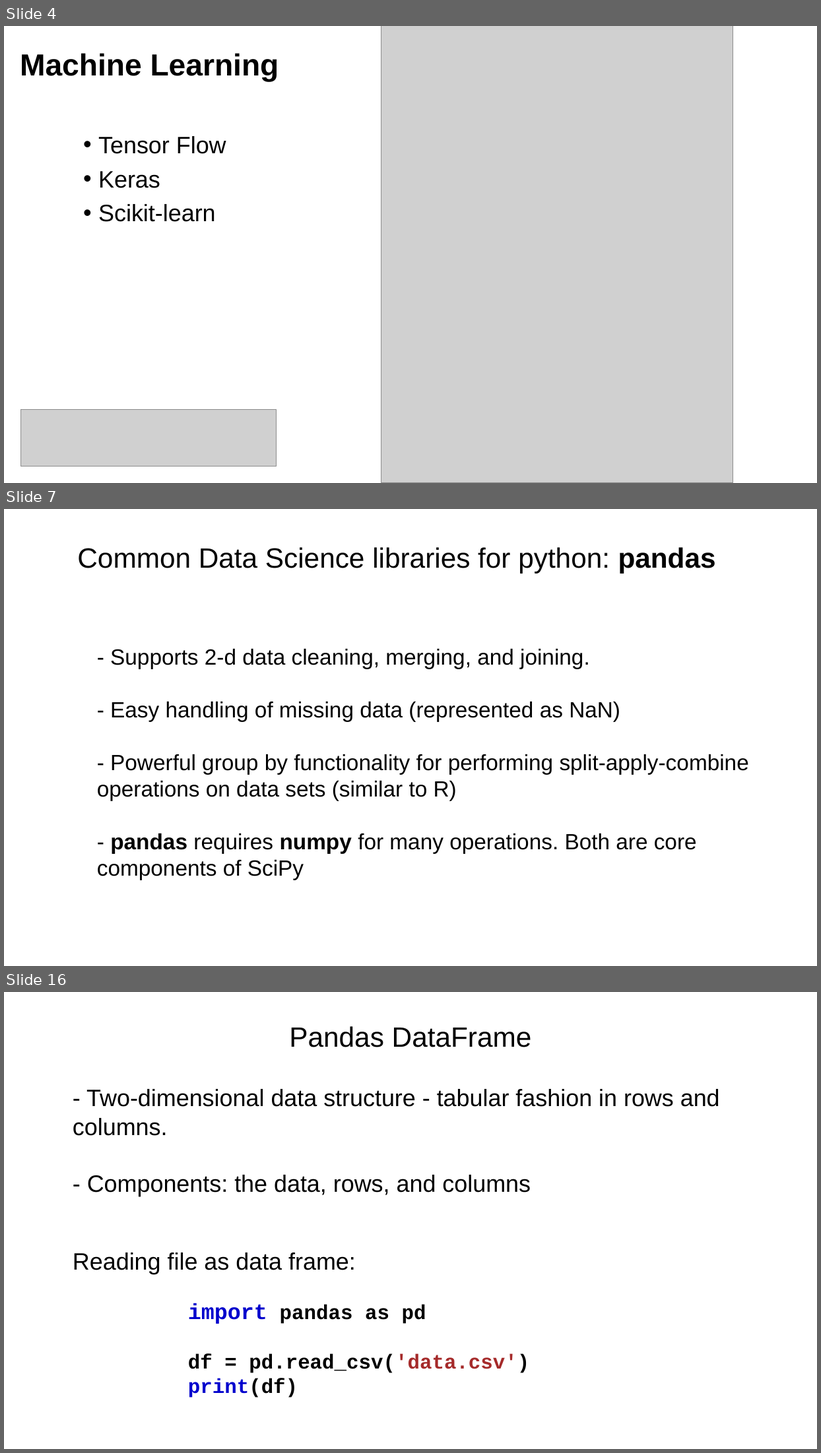
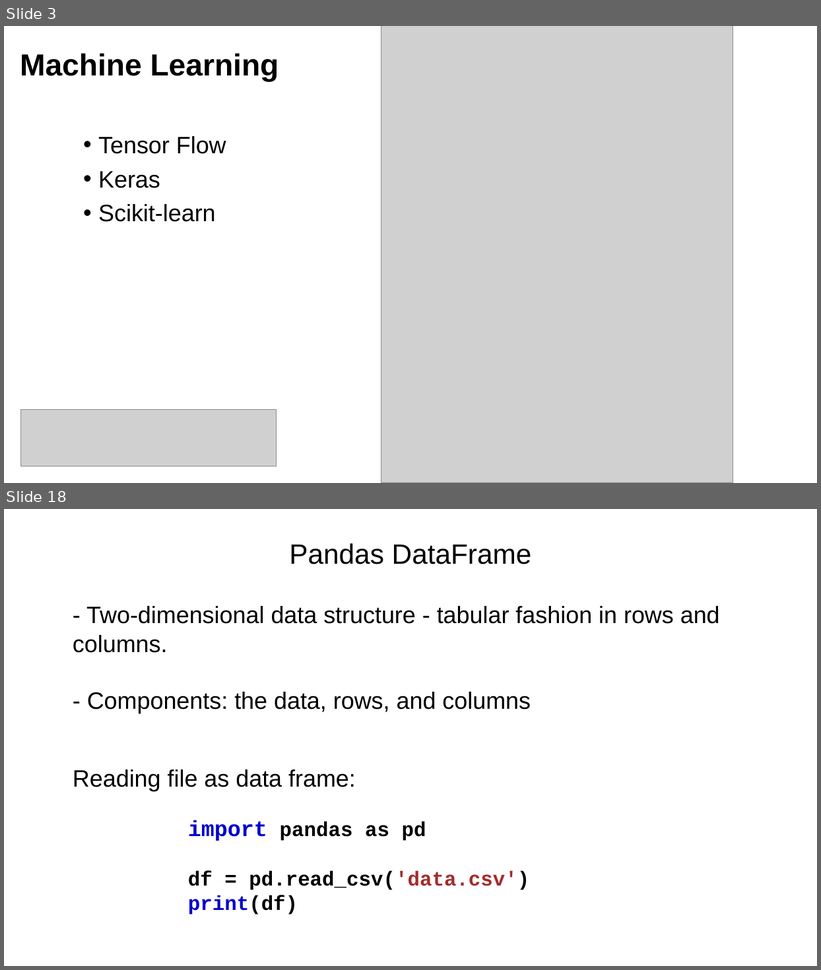
Before and after one commit to tparchman/F26_BIOL792, a slide deck: week11_python_pandas_numpyI/python11_numpy_pandas.pptx. Shown one above the other, each under a label of ours: slides 4, 7 and 16 before the commit, slides 3 and 18 after it; the slides between them are not shown. The pictures are 821x1453 and 821x970 pixels, drawn with LibreOffice and Linux fonts; fonts in the diff are those of the drawing; grey boxes stand for pictures. Boxes give left, top, right and bottom in pixels: in the first picture for what was removed or moved away, otherwise in the second. Text is boxed around its words. In the diff, an @@ line names an element or a change of style, - is before the commit and + after.

```diff
--- a/week11_python_pandas_numpyI/python11_numpy_pandas.pptx
+++ b/week11_python_pandas_numpyI/python11_numpy_pandas.pptx
@@ slide 7 removed at box(4, 509, 817, 966), background #FFFFFF @@
@@ text removed at box(77, 547, 716, 574) @@
-Common Data Science libraries for python: pandas
@@ text removed at box(97, 648, 749, 880) @@
-- Supports 2-d data cleaning, merging, and joining.
-- Easy handling of missing data (represented as NaN)
-- Powerful group by functionality for performing split-apply-combine operations on data sets (similar to R)
-- pandas requires numpy for many operations. Both are core components of SciPy
@@ what was slide 4 is now slide 3 @@
@@ what was slide 16 is now slide 18 @@
```
Also in this commit, not shown: 7 slides changed, 8 slides added, 5 other slides removed, 1 other file.
